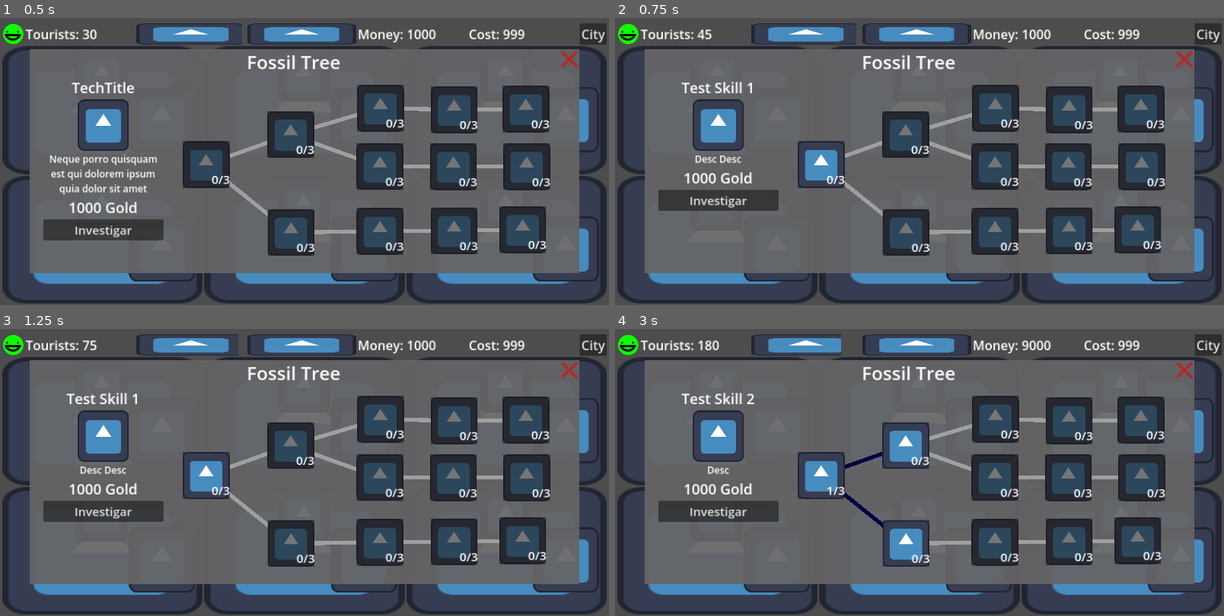
Above: before the commit, frames 1-4 (two rows, left to right).
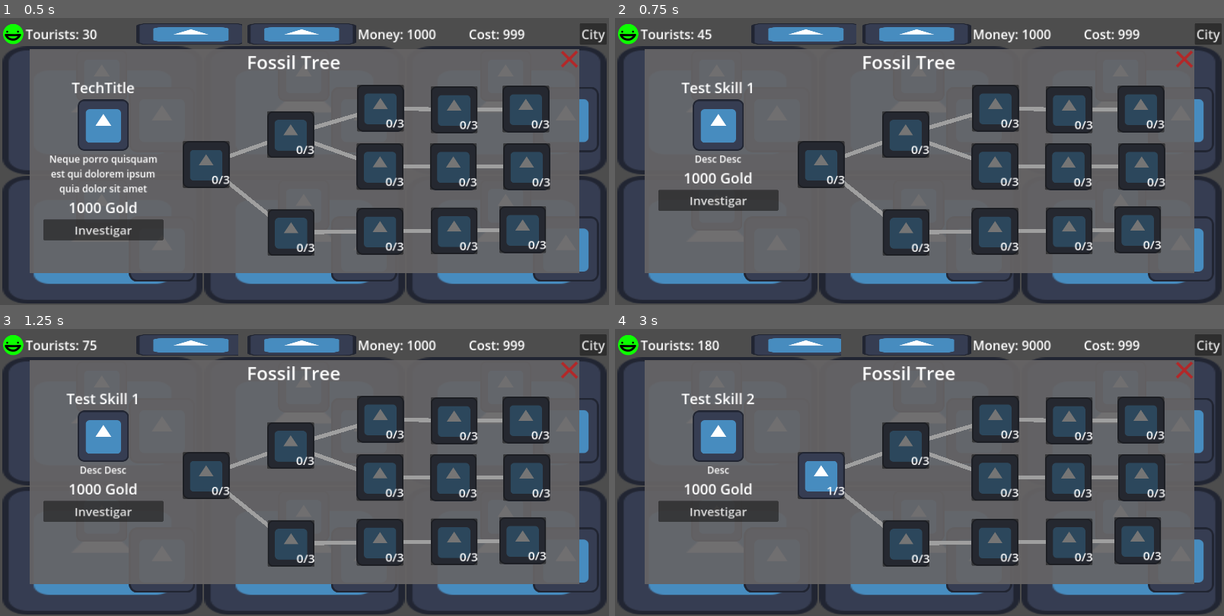
Above: after the commit, the same moments.

Repository: daniel-macias/energy-game
Game: Godot game, scene res://scenes/game.tscn
The game is run twice, just before and just after one commit, with the same random seed, the same clock (stepped at 60 frames per second) and the same inputs. The engine's default icon, where the game draws it, is replaced by a stand-in: a white triangle on a blue panel in a dark square.
Inputs (mouse positions are in pixels of both pictures, inside the frame that each line leads up to):
- Up to frame 1 (0.5 s): no input
- Up to frame 2 (0.75 s): click (822, 164) at 0.5 s
- Up to frame 3 (1.25 s): no input
- Up to frame 4 (3 s): click "Investigar" at 1.25 s; click (907, 544) at 2 s; click (907, 446) at 2.75 s

Frame 1 is identical in both runs. In frame 2, 1.1% of the frame differs, in the area x 30-38%, y 43-59%; in frame 3, 1.1%; in frame 4, 2.3%, in the area x 37-52%, y 33-83%.

Commit message:
fixed line issue and now max 3 upgrade

Diff:
--- a/scripts/skill_button.gd
+++ b/scripts/skill_button.gd
@@ -44,12 +44,13 @@
 func _on_pressed():
 	GameManager.update_skill_panel(title, description, price, effects if effects else [], self)
 
-	line_2d.default_color = Color(0,0,0.25)
-	panel.show_behind_parent = true
+
 
 
 func activate_skill():
-	if not activated and GameManager.money >= price:
+	if level < 3 and GameManager.money >= price:
+		line_2d.default_color = Color(0,0,0.25)
+		panel.show_behind_parent = true
 		GameManager.update_money(-price)
 		activated = true
 
